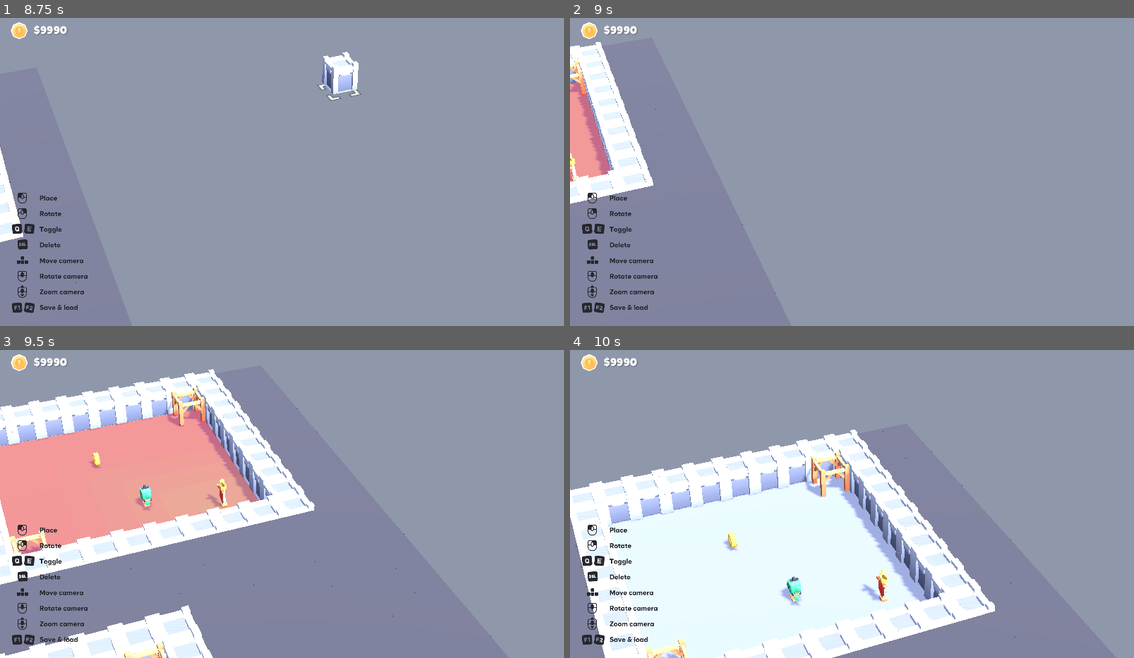
Above: before the commit, frames 1-4 (two rows, left to right).
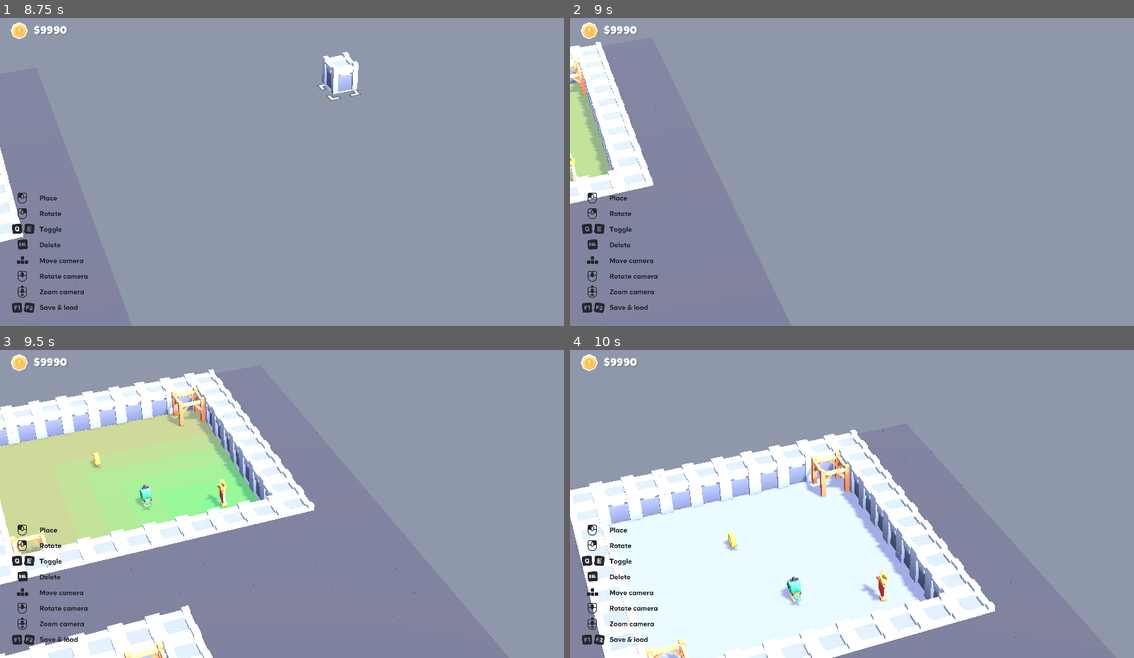
Above: after the commit, the same moments.

Repository: ufjf-gamelab/pcglab3d
Game: Godot game, scene res://scenes/main.tscn
The game is run twice, just before and just after one commit, with the same random seed, the same clock (stepped at 60 frames per second) and the same inputs.
Inputs (mouse positions are in pixels of both pictures, inside the frame that each line leads up to):
- Up to frame 1 (8.75 s): tap Enter at 0.5 s; move the mouse to (406, 150) at 0.52 s; hold D (move_right) 0.53-1.28 s; hold 3 (show_banners_heatmaps) 0.53-1.28 s; tap 2 (show_coins_heatmaps) at 0.8, 1.35, 6.8 s; move the mouse to (169, 184) at 1.27 s; hold S (move_back) 1.28-2.03 s; tap 4 (show_combined_heatmaps) at 1.55, 4.55, 7.55 s; move the mouse to (338, 98) at 2.02 s; hold D (move_right) 2.03-2.78 s; hold 4 (show_combined_heatmaps) 2.03-2.78 s; tap 1 (show_enemies_heatmaps) at 2.3, 2.85, 5.3, 8.3 s; move the mouse to (253, 230) at 2.77 s; hold W (move_forward) 2.78-3.53 s; tap 3 (show_banners_heatmaps) at 3.05, 6.05 s; move the mouse to (451, 215) at 3.52 s; hold 2 (show_coins_heatmaps) 3.53-4.28 s; hold A (move_left) 3.53-5.03 s; click (451, 215) at 3.6 s; move the mouse to (112, 119) at 4.27 s; tap F (camera_center) at 4.35 s; move the mouse to (310, 168) at 5.02 s; hold S (move_back) 5.03-5.78 s; hold Middle mouse button (camera_rotate) 5.03-5.78 s; move the mouse to (197, 88) at 5.77 s; hold D (move_right) 5.78-6.53 s; tap Delete (demolish) at 5.85 s; move the mouse to (406, 150) at 6.52 s; hold W (move_forward) 6.53-7.28 s; hold G (generate_dungeon) 6.53-7.28 s; move the mouse to (169, 184) at 7.27 s; hold D (move_right) 7.28-8.03 s; right-click (169, 184) at 7.35 s; move the mouse to (338, 98) at 8.02 s; hold S (move_back) from 8.03 s (still down); hold 3 (show_banners_heatmaps) from 8.03 s (still down)
- Up to frame 2 (9 s): move the mouse to (823, 230) at 8.77 s; release S (move_back) at 8.78 s; release 3 (show_banners_heatmaps) at 8.78 s; hold A (move_left) from 8.78 s (still down); tap 2 (show_coins_heatmaps) at 8.85 s
- Up to frame 3 (9.5 s): keep holding A (move_left); tap 3 (show_banners_heatmaps) at 9.05 s
- Up to frame 4 (10 s): move the mouse to (1021, 547) at 9.52 s; release A (move_left) at 9.53 s; hold W (move_forward) from 9.53 s (still down); hold 4 (show_combined_heatmaps) from 9.53 s (still down); tap 2 (show_coins_heatmaps) at 9.8 s

Frame 1 is identical in both runs. In frame 2, 1.4% of the frame differs, in the area x 0-8%, y 20-54%; in frame 3, 13%, in the area x 0-46%, y 19-67%; in frame 4, nothing differs.

Commit message:
refact: refatora codigo de exibicao dos heatmaps

Diff:
--- a/scripts/dungeon_generator.gd
+++ b/scripts/dungeon_generator.gd
@@ -39,8 +39,6 @@
 const T_CENTRAL_RECT_MAX_WIDTH = 6 * SCALE_FACTOR
 const T_CENTRAL_RECT_MIN_HEIGHT = 6 * SCALE_FACTOR
 const T_CENTRAL_RECT_MAX_HEIGHT = 10 * SCALE_FACTOR
-
-const MAX_WEIGHT = CROSS_MAX_LENGTH*2
 
 var portal_links: Dictionary = {}
 var firstPortal: Vector3i
--- a/scripts/main.gd
+++ b/scripts/main.gd
@@ -230,16 +230,16 @@
 
  #Criar funcao que exibe quanto menor o valor, pior o resultado do quadrado
 
-func show_heatmaps(heatmaps, type, cell_size := 1.0):
+func show_heatmaps(heatmaps, cell_size := 1.0):
 	var total_instances := 0
 	var global_max := 0
 	var global_min := 10000
 	for heatmap in heatmaps:
 		total_instances += heatmap.size()
-		if  type == heatmap_types["combined"]:
-			for value in heatmap.values():
-				global_max = max(global_max, value)
-				global_min = min(global_min, value)
+		for value in heatmap.values():
+			global_max = max(global_max, value)
+			global_min = min(global_min, value)
+
 
 	var mm := MultiMesh.new()
 	mm.transform_format = MultiMesh.TRANSFORM_3D
@@ -260,22 +260,15 @@
 	for heatmap in heatmaps:
 		for cell: Vector3i in heatmap.keys():
 			var intensity
-			if (type == heatmap_types["positive"]):
-				intensity = heatmap[cell]/float(Gen.MAX_WEIGHT)
-			elif (type == heatmap_types["negative"]):
-				intensity = 1 - (-heatmap[cell])/float(Gen.MAX_WEIGHT)
-			elif (type == heatmap_types["combined"]):
-				if ((heatmap[cell]) < 0):
-					# Normaliza e comprime para a primeira metade (0 a 0.5)
-					intensity = 0.5 * ((heatmap[cell] - global_min) / float(-global_min))
-				elif ((heatmap[cell]) > 0):
-					# Normaliza e comprime para a segunda metade (0.5 a 1)
-					intensity = 0.5 + (0.5 * (heatmap[cell] / float(global_max)))
-				else:
-					# Zero fica no centro
-					intensity = 0.5
-			else:
-				print("Tipo de heatmap incorreto!")
+			if ((heatmap[cell]) == 0):
+				# Zero fica no centro
+				intensity = 0.5
+			if ((heatmap[cell]) < 0):
+				# Normaliza e comprime para a primeira metade (0 a 0.5)
+				intensity = 0.5 * (1 - (-heatmap[cell])/float(-global_min))
+			elif ((heatmap[cell]) > 0):
+				# Normaliza e comprime para a segunda metade (0.5 a 1)
+				intensity = 0.5 + (0.5 * (heatmap[cell] / float(global_max)))
 
 			transform.origin = gridmap.map_to_local(cell) + Vector3(0, 0.05, 0)
 
@@ -291,7 +284,7 @@
 		enemy_heatmap_visible = false
 	else:
 		var enemies_heatmaps = Gen.heatmaps["enemies"]
-		show_heatmaps(enemies_heatmaps, heatmap_types["negative"])
+		show_heatmaps(enemies_heatmaps)
 		enemy_heatmap_visible = true
 
 func toggle_coin_heatmaps():
@@ -300,7 +293,7 @@
 		coin_heatmap_visible = false
 	else:
 		var coins_heatmaps = Gen.heatmaps["coins"]
-		show_heatmaps(coins_heatmaps, heatmap_types["positive"])
+		show_heatmaps(coins_heatmaps)
 		coin_heatmap_visible = true
 
 func toggle_banner_heatmaps():
@@ -309,7 +302,7 @@
 		banner_heatmap_visible = false
 	else:
 		var banners_heatmaps = Gen.heatmaps["banners"]
-		show_heatmaps(banners_heatmaps, heatmap_types["positive"])
+		show_heatmaps(banners_heatmaps)
 		banner_heatmap_visible = true
 
 func toggle_combined_heatmaps():
@@ -319,7 +312,7 @@
 	else:
 		var combined_heatmaps = Gen.heatmaps["combined"]
 		# Criar nova funcao para exibir cores sem necessidade de passar influencia?
-		show_heatmaps(combined_heatmaps, heatmap_types["combined"])
+		show_heatmaps(combined_heatmaps)
 		combined_heatmap_visible = true
 
 func _unhandled_input(event):
